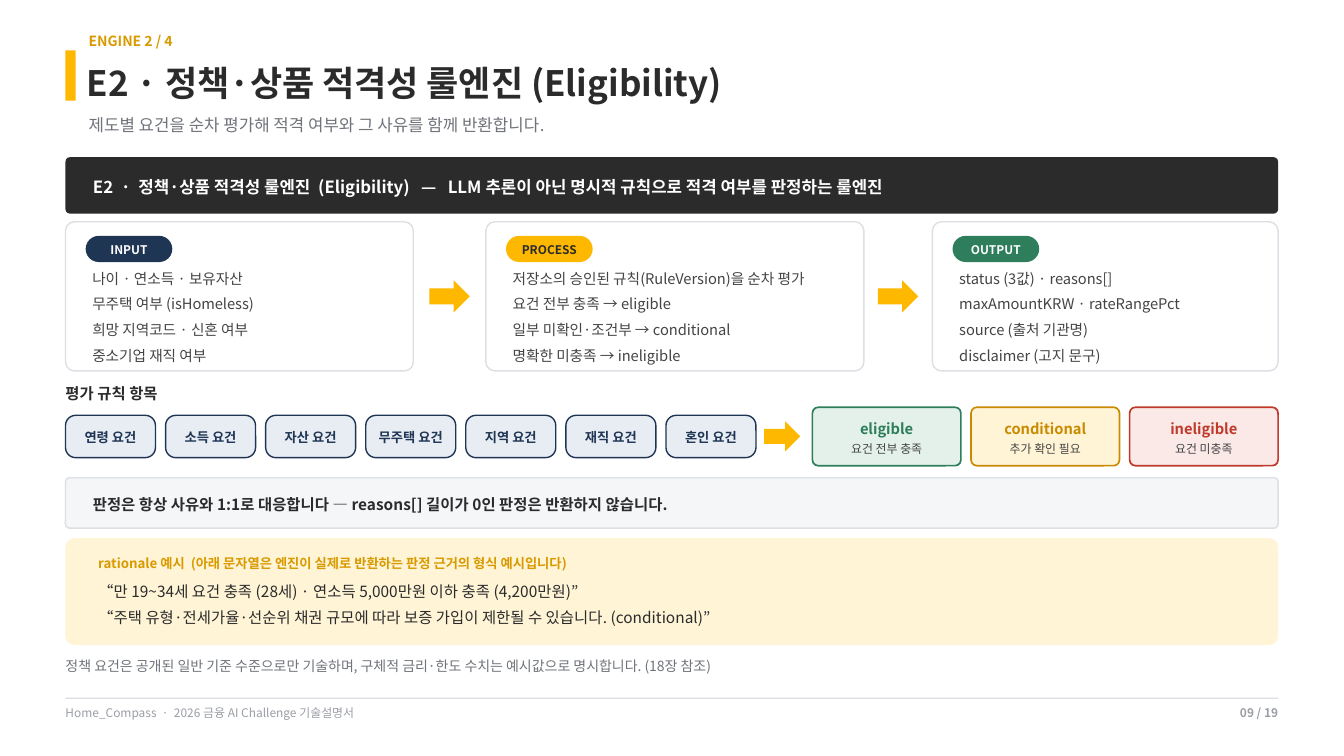
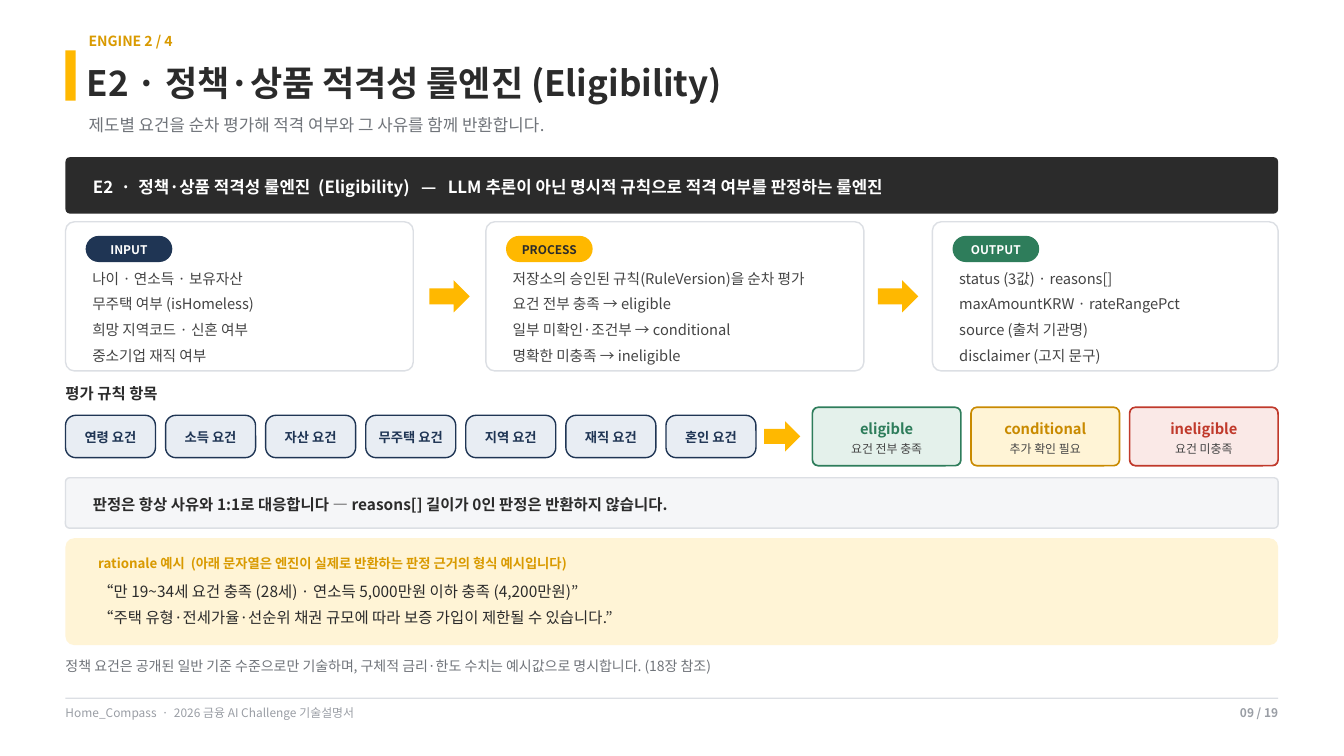
Before and after one commit to dnhynk/Home_Compass, a slide deck: slide 9 of docs/competition/기술설명서_Home_Compass.pptx. Drawn at 1344x756 pixels with LibreOffice and Linux fonts; fonts in the diff are those of the drawing. Boxes give left, top, right and bottom in pixels: in the first picture for what was removed or moved away, otherwise in the second. Text is boxed around its words. In the diff, an @@ line names an element or a change of style, - is before the commit and + after.

```diff
--- a/docs/competition/기술설명서_Home_Compass.pptx
+++ b/docs/competition/기술설명서_Home_Compass.pptx
@@ text in rounded rectangle at (x1=98, y1=610, x2=613, y2=625): text changed @@
-“주택 유형·전세가율·선순위 채권 규모에 따라 보증 가입이 제한될 수 있습니다. (conditional)”
+“주택 유형·전세가율·선순위 채권 규모에 따라 보증 가입이 제한될 수 있습니다.”
```
Also in this commit, not shown: 2 other slides changed, 3 other files.
